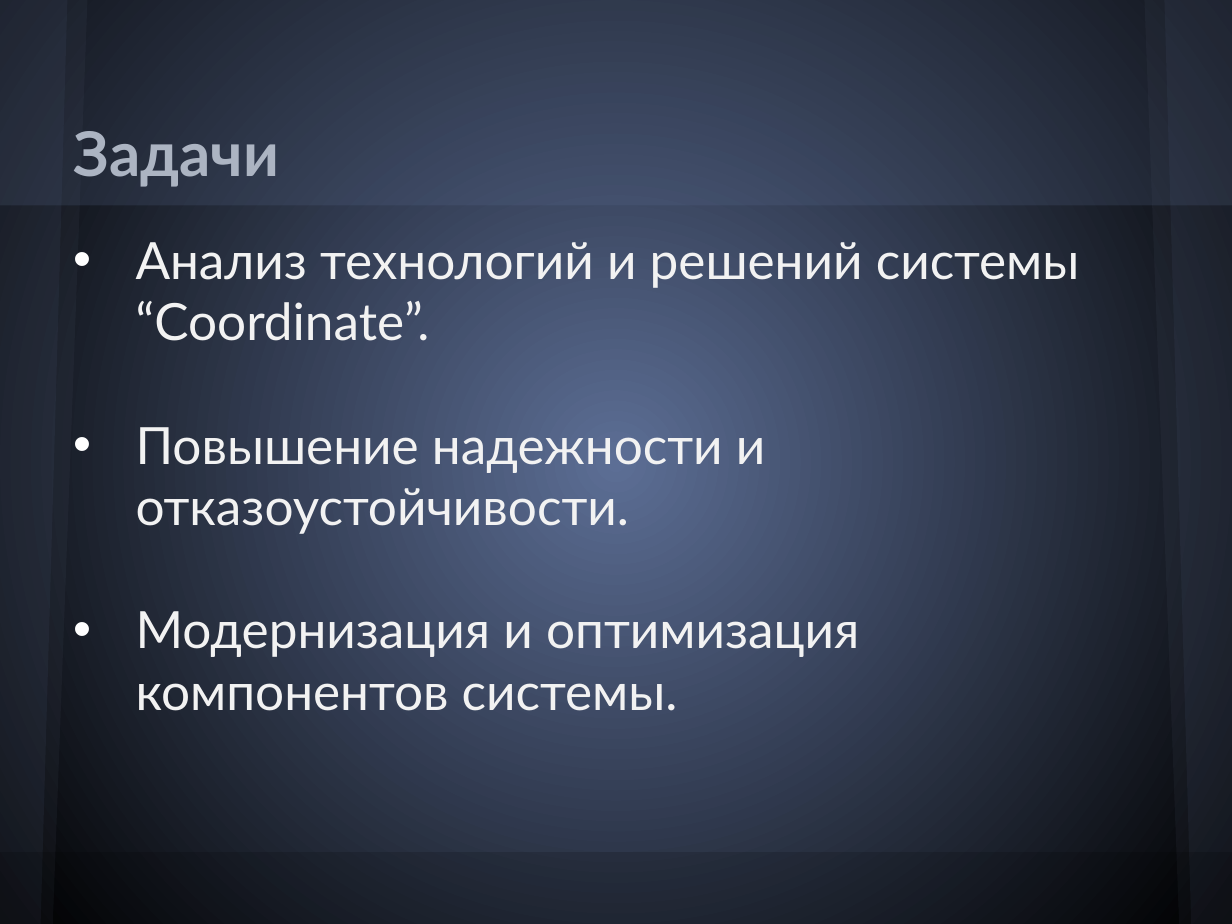
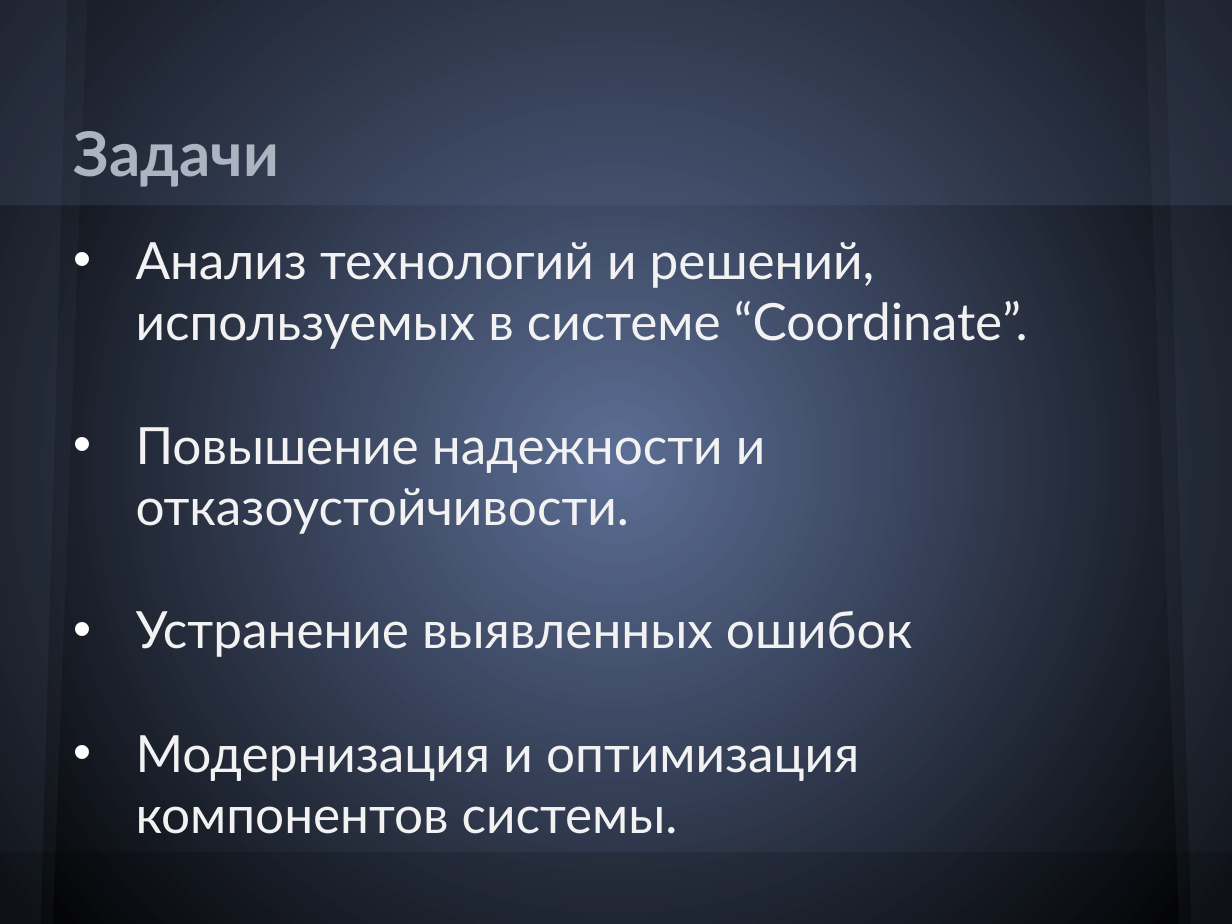
Before and after one commit to Melancholic/Coordinate-reports, a slide deck: slide 3 of Презентация.pptx (slide 2 before the commit). Drawn at 1232x924 pixels with LibreOffice and Linux fonts; fonts in the diff are those of the drawing. Boxes give left, top, right and bottom in pixels: in the first picture for what was removed or moved away, otherwise in the second. Text is boxed around its words. In the diff, an @@ line names an element or a change of style, - is before the commit and + after.

```diff
--- a/Презентация.pptx
+++ b/Презентация.pptx
@@ text at [136,242,1028,349]: text changed @@
-• Анализ технологий и решений системы “Coordinate”.
+• Анализ технологий и решений, используемых в системе “Coordinate”.
@@ text at [136,611,912,657]: paragraph added @@
+• Устранение выявленных ошибок
```
Also in this commit, not shown: 6 other slides changed, 3 slides added, 2 slides removed, 1 other file.
